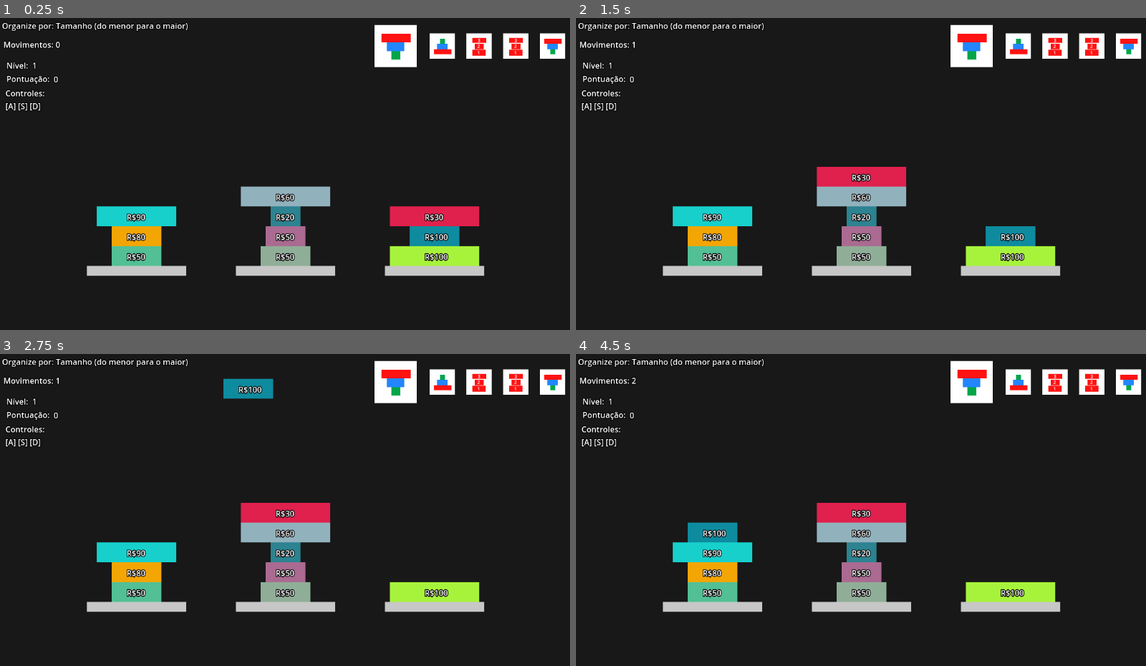
Above: before the commit, frames 1-4 (two rows, left to right).
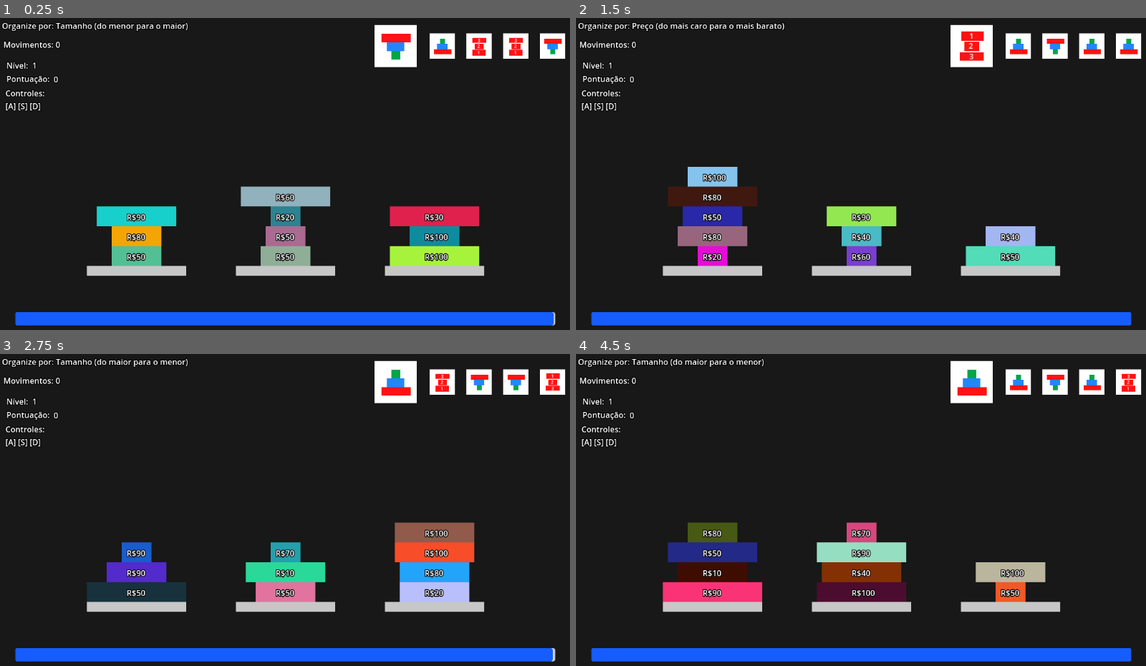
Above: after the commit, the same moments.

Repository: tiagoRaulino/stockholderRepo
Game: Godot game, scene res://scenes/game.tscn
The game is run twice, just before and just after one commit, with the same random seed, the same clock (stepped at 60 frames per second) and the same inputs.
Inputs:
- Up to frame 1 (0.25 s): no input
- Up to frame 2 (1.5 s): tap Enter at 0.5 s; hold D 0.53-1.28 s; tap F at 0.6, 1.35 s; tap Space at 1.25 s; hold S from 1.28 s (still down)
- Up to frame 3 (2.75 s): tap Enter at 2 s; release S at 2.03 s; hold D from 2.03 s (still down); tap F at 2.1 s
- Up to frame 4 (4.5 s): tap Space at 2.75, 4.25 s; tap F at 2.85, 3.6, 4.35 s; tap Enter at 3.5 s; release D at 3.53 s; hold A from 3.53 s (still down)

The runs differ from the first frame. In frame 1, 4.1% of the frame differs, in the area x 2-98%, y 94-99%; in frame 2, 14%; in frame 3, 15%, in the area x 2-99%, y 1-99%; in frame 4, 15%.

Commit message:
adicionando timer e game over (depois da entrega do trabalho))

Diff:
--- a/scenes/game.tscn
+++ b/scenes/game.tscn
@@ -1,14 +1,36 @@
-[gd_scene load_steps=3 format=3 uid="uid://dtq2d04ljkxci"]
+[gd_scene load_steps=5 format=3 uid="uid://dtq2d04ljkxci"]
 
 [ext_resource type="Script" path="res://scripts/game.gd" id="1_gfiij"]
 [ext_resource type="Script" path="res://scripts/scoring_tree_node.gd" id="2_8n4um"]
 
+[sub_resource type="StyleBoxFlat" id="StyleBoxFlat_a44br"]
+bg_color = Color(0.804743, 0.804743, 0.804743, 1)
+corner_radius_top_left = 5
+corner_radius_top_right = 5
+corner_radius_bottom_right = 5
+corner_radius_bottom_left = 5
+
+[sub_resource type="StyleBoxFlat" id="StyleBoxFlat_cqbdj"]
+bg_color = Color(0.0834555, 0.366017, 0.993729, 1)
+corner_radius_top_left = 5
+corner_radius_top_right = 5
+corner_radius_bottom_right = 5
+corner_radius_bottom_left = 5
+
 [node name="Game" type="Node2D"]
 script = ExtResource("1_gfiij")
 
-[node name="ColorRect" type="ColorRect" parent="."]
-offset_right = 1152.0
-offset_bottom = 648.0
+[node name="Control" type="Control" parent="."]
+layout_mode = 3
+anchors_preset = 0
+offset_right = 40.0
+offset_bottom = 40.0
+
+[node name="ColorRect" type="ColorRect" parent="Control"]
+layout_mode = 1
+anchors_preset = -1
+anchor_right = 28.8
+anchor_bottom = 16.2
 size_flags_horizontal = 4
 size_flags_vertical = 4
 color = Color(0.0962047, 0.0962048, 0.0962047, 1)
@@ -46,6 +68,17 @@
 theme_override_font_sizes/font_size = 16
 text = "0"
 
+[node name="ScoringLabel2" type="Label" parent="."]
+z_index = 1
+offset_left = 645.0
+offset_top = 286.0
+offset_right = 659.0
+offset_bottom = 320.0
+theme_override_colors/font_color = Color(1, 1, 1, 1)
+theme_override_constants/outline_size = 6
+theme_override_font_sizes/font_size = 24
+text = "0"
+
 [node name="ScoringLabelName" type="Label" parent="."]
 z_index = 1
 offset_left = 13.0
@@ -56,6 +89,17 @@
 theme_override_constants/outline_size = 6
 theme_override_font_sizes/font_size = 16
 text = "Pontuação:"
+
+[node name="ScoringLabelName2" type="Label" parent="."]
+z_index = 1
+offset_left = 443.0
+offset_top = 286.0
+offset_right = 635.0
+offset_bottom = 320.0
+theme_override_colors/font_color = Color(1, 1, 1, 1)
+theme_override_constants/outline_size = 6
+theme_override_font_sizes/font_size = 24
+text = "Pontuação Final:"
 
 [node name="ControlsTip" type="Label" parent="."]
 z_index = 1
@@ -74,3 +118,41 @@
 
 [node name="ObjectiveIconsOrigin" type="Node2D" parent="."]
 position = Vector2(797, 57)
+
+[node name="ProgressBar" type="ProgressBar" parent="."]
+offset_left = 31.0
+offset_top = 593.0
+offset_right = 1118.0
+offset_bottom = 620.0
+size_flags_horizontal = 4
+size_flags_vertical = 4
+theme_override_styles/background = SubResource("StyleBoxFlat_a44br")
+theme_override_styles/fill = SubResource("StyleBoxFlat_cqbdj")
+step = 0.25
+value = 100.0
+show_percentage = false
+
+[node name="Timer" type="Timer" parent="."]
+wait_time = 120.0
+one_shot = true
+autostart = true
+
+[node name="GameOverLabel" type="Label" parent="."]
+z_index = 2
+anchors_preset = 8
+anchor_left = 0.5
+anchor_top = 0.5
+anchor_right = 0.5
+anchor_bottom = 0.5
+offset_left = 391.0
+offset_top = 191.0
+offset_right = 765.0
+offset_bottom = 279.0
+grow_horizontal = 2
+grow_vertical = 2
+size_flags_horizontal = 4
+theme_override_constants/outline_size = 16
+theme_override_font_sizes/font_size = 64
+text = "Fim de Jogo!"
+
+[connection signal="timeout" from="Timer" to="." method="_on_timer_timeout"]
--- a/scripts/game.gd
+++ b/scripts/game.gd
@@ -2,7 +2,12 @@
 
 @onready var current_level_label: Label = $CurrentLevelLabel
 @onready var scoring_label: Label = $ScoringLabel
+@onready var scoring_label_2: Label = $ScoringLabel2
+@onready var scoring_label_name_2: Label = $ScoringLabelName2
 @onready var objective_icons_origin: Node2D = $ObjectiveIconsOrigin
+@onready var timer: Timer = $Timer
+@onready var progress_bar: ProgressBar = $ProgressBar
+@onready var game_over_label: Label = $GameOverLabel
 
 var window_width = 1152
 var current_level = 0
@@ -11,17 +16,24 @@
 var total_score: int = 0
 
 func _ready() -> void:
+	game_over_label.visible = false
+	scoring_label_2.visible = false
+	scoring_label_name_2.visible = false
+
 	current_level_label.text = str(0)
 	objectives_manager = ObjectivesManager.new()
 
 	# Criar apenas 5 objetivos no início
 	for i in range(5):
 		create_objective()
-	objectives_manager.print_objectives()
+	#objectives_manager.print_objectives()
 	#objective_icons_origin.position = Vector2(window_width - (76 * 5), 50)
 	create_new_level()
 	var ScoringTreeScript = load("res://scripts/scoring_tree_node.gd")  # Ensure this is the correct path
 	scoring_tree = ScoringTreeScript.new()
+
+func _process(_delta: float) -> void:
+	progress_bar.value = (timer.time_left)*100/120
 
 func create_new_level() -> void:
 	current_level += 1
@@ -116,6 +128,20 @@
 	var level_score = scoring_tree.get_score(LevelStates)
 	total_score += level_score
 	scoring_label.text = str(total_score)
-	print(LevelStates)
-	print("Level Score:", level_score)
-	print("Total Score: ", total_score)
+	scoring_label_2.text = str(total_score)
+	#print(LevelStates)
+	#print("Level Score:", level_score)
+	#print("Total Score: ", total_score)
+
+
+func _input(event: InputEvent) -> void:
+	if event is InputEventKey and event.pressed and event.keycode == KEY_F:
+		get_tree().reload_current_scene()
+
+
+func _on_timer_timeout() -> void:
+	print("CABOU!")
+	game_over_label.visible = true
+	scoring_label_2.visible = true
+	scoring_label_name_2.visible = true
+	get_tree().paused = true
--- a/scripts/stock_tower.gd
+++ b/scripts/stock_tower.gd
@@ -2,7 +2,6 @@
 class_name StockTower
 
 var boxes: Array = []
-var tail: StockBox = null
 var tower_height: int = 0
 var max_height: int = 10
 
